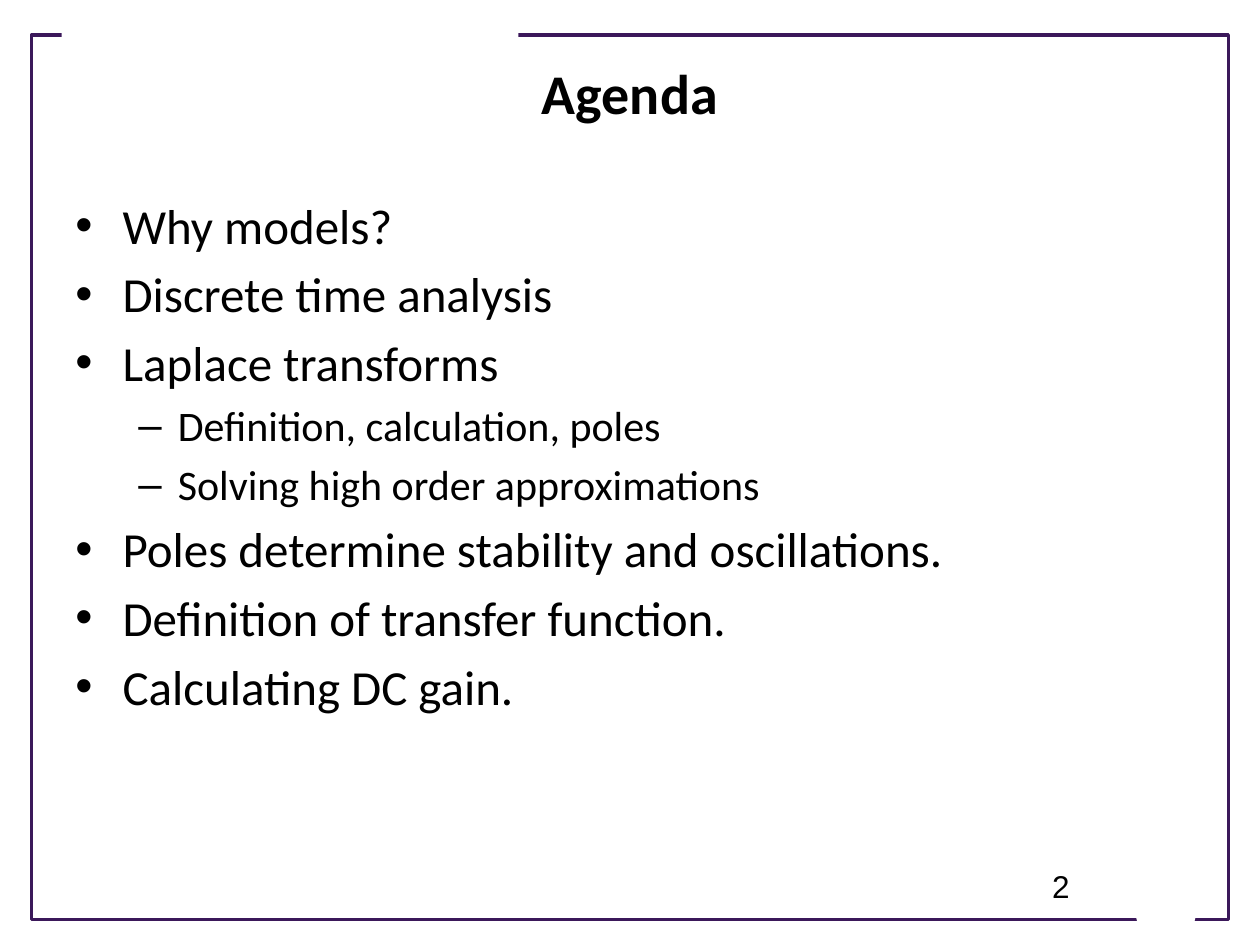
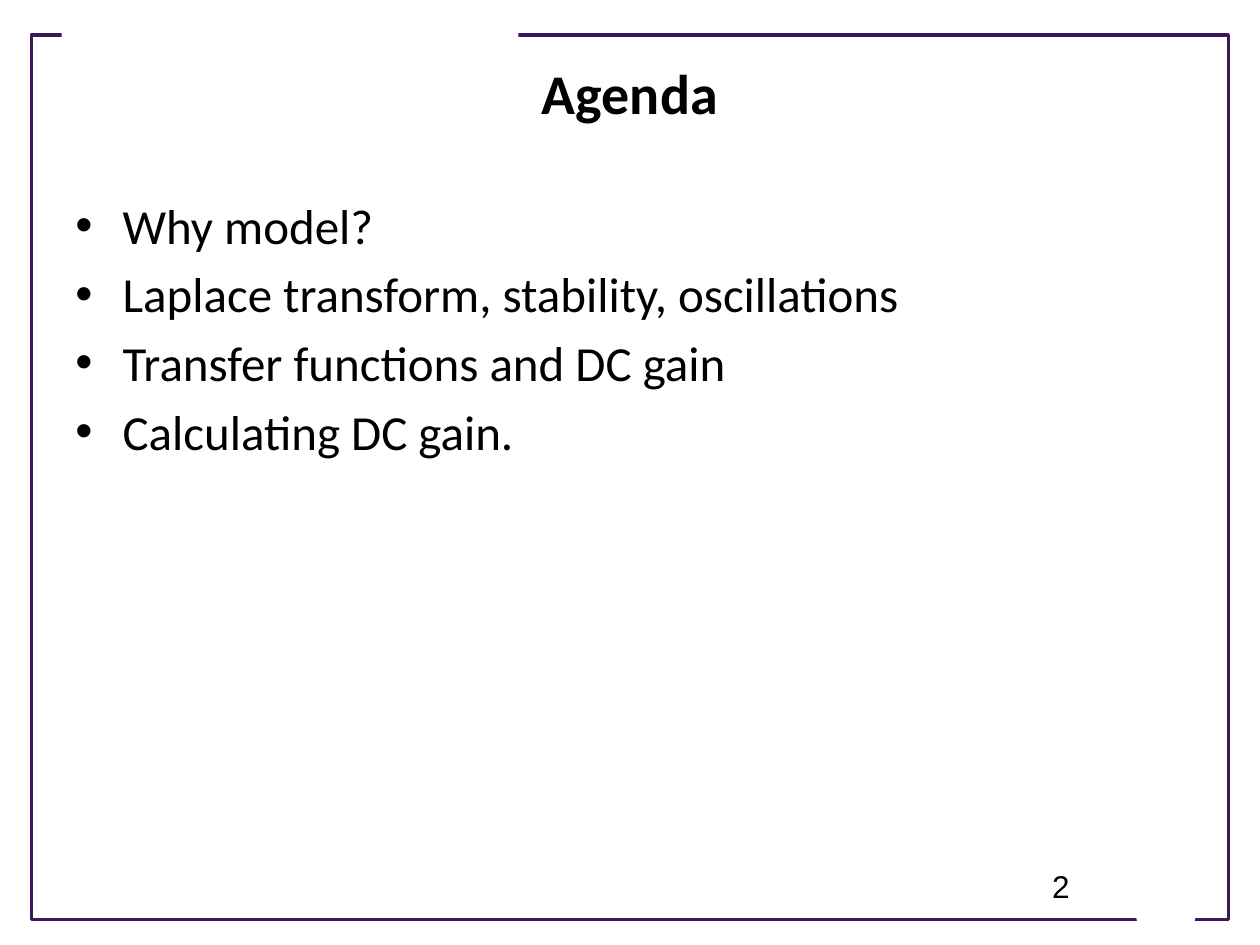
Before and after one commit to joseph-hellerstein/advanced-controls-lectures, a slide deck: slide 2 of short_class_lectures/Lecture_4-LTI_Systems/linear_time_invariant_systems.pptx. Drawn at 1260x945 pixels with LibreOffice and Linux fonts; fonts in the diff are those of the drawing; background and template pictures are left out. Boxes give left, top, right and bottom in pixels: in the first picture for what was removed or moved away, otherwise in the second. Text is boxed around its words. In the diff, an @@ line names an element or a change of style, - is before the commit and + after.

```diff
--- a/short_class_lectures/Lecture_4-LTI_Systems/linear_time_invariant_systems.pptx
+++ b/short_class_lectures/Lecture_4-LTI_Systems/linear_time_invariant_systems.pptx
@@ text at box(123, 210, 898, 390): text changed @@
-• Why models?
-• Discrete time analysis
-• Laplace transforms
-  – Definition, calculation, poles
-  – Solving high order approximations
-• Poles determine stability and oscillations.
-• Definition of transfer function.
+• Why model?
+• Laplace transform, stability, oscillations
+• Transfer functions and DC gain
```
Also in this commit, not shown: 10 other slides changed, 3 slides added, 12 slides removed, 1 other file.
